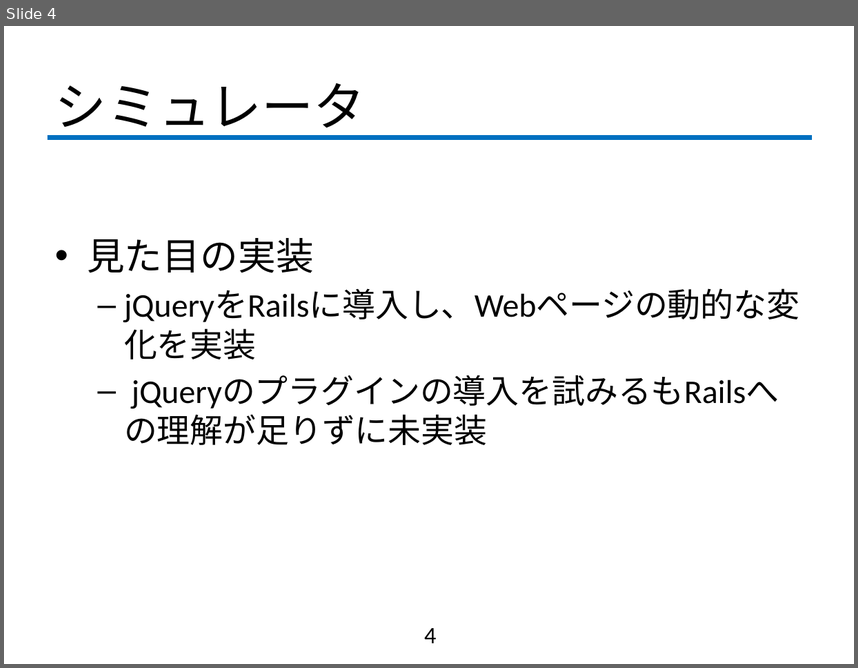
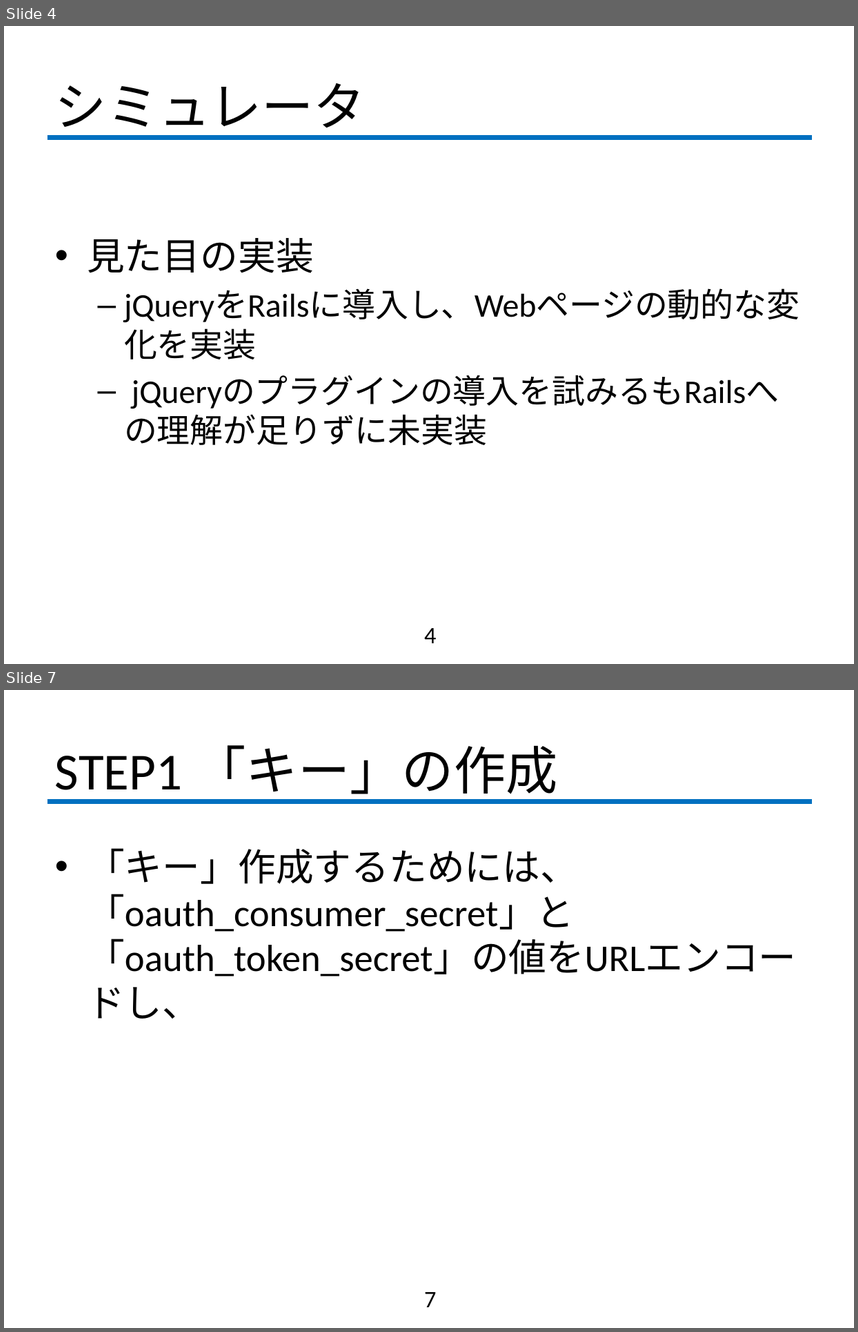
Before and after one commit to fujiLabo/fuji_simu, a slide deck: 0920進捗.pptx. Shown one above the other, each under a label of ours: slide 4 before the commit, slides 4 and 7 after it; the slides between them are not shown. The pictures are 858x668 and 858x1332 pixels, drawn with LibreOffice and Linux fonts; fonts in the diff are those of the drawing; background and template pictures are left out. Boxes give left, top, right and bottom in pixels: in the first picture for what was removed or moved away, otherwise in the second. Text is boxed around its words. In the diff, an @@ line names an element or a change of style, - is before the commit and + after.

```diff
--- a/0920進捗.pptx
+++ b/0920進捗.pptx
@@ slide 7 added at [4, 690, 854, 1328], background #FFFFFF; not listed: 1 template element that a slide beside it also shows @@
@@ title added at [55, 745, 558, 802], 44 pt, text #000000 @@
+STEP1 「キー」の作成
@@ text added at [87, 848, 796, 1018], 32 pt, text #000000 @@
+• 「キー」作成するためには、「oauth_consumer_secret」と「oauth_token_secret」の値をURLエンコードし、
@@ page number added at [424, 1292, 436, 1307], 20 pt, text #000000 @@
+7
```
Also in this commit, not shown: 2 other slides added, 7 other files.
